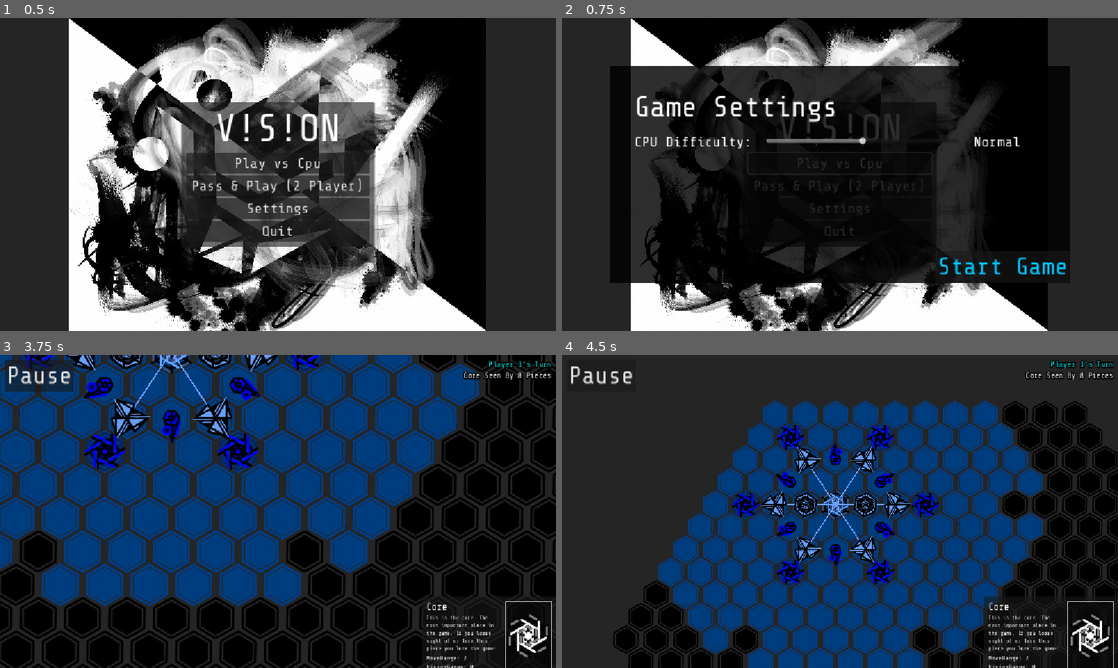
Above: before the commit, frames 1-4 (two rows, left to right).
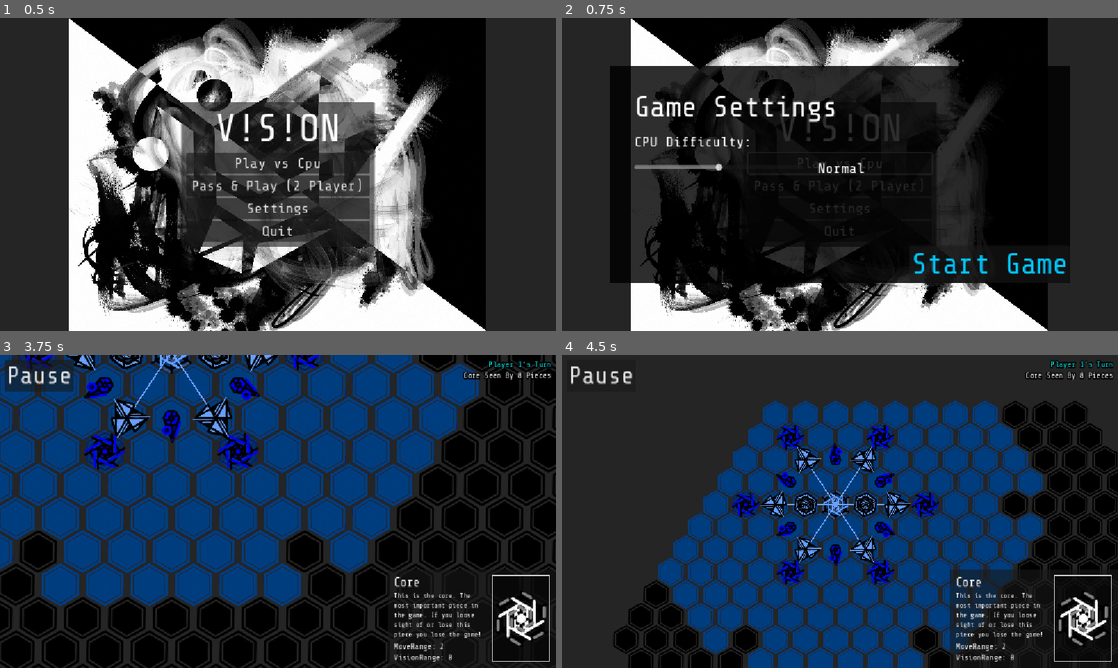
Above: after the commit, the same moments.

Repository: petesamerson/V-s-on
Game: Godot game, scene res://main_menu.tscn
The game is run twice, just before and just after one commit, with the same random seed, the same clock (stepped at 60 frames per second) and the same inputs.
Inputs (mouse positions are in pixels of both pictures, inside the frame that each line leads up to):
- Up to frame 1 (0.5 s): no input
- Up to frame 2 (0.75 s): click "Play vs Cpu" at 0.5 s
- Up to frame 3 (3.75 s): click "Play vs Cpu" at 1.25 s; click "Pass & Play (2 Player)" at 2 s; click "Pass & Play (2 Player)" at 2.75 s; click "Start Game" at 3.5 s
- Up to frame 4 (4.5 s): drag from (806, 464) to (862, 386) at 4.27 s

Frame 1 is identical in both runs. In frame 2, 1.6% of the frame differs, in the area x 13-91%, y 38-82%; in frame 3, 2.2%; in frame 4, 3.4%, in the area x 69-100%, y 68-100%.

Commit message:
update text size scaling

Diff:
--- a/board.gd
+++ b/board.gd
@@ -60,30 +60,58 @@
 		scale_text_tree(get_tree().current_scene, 2.0 if is_mobile_browser else 1.0)
 		selection_panel.pivot_offset = selection_panel.size
 	else:
-		selection_panel.scale = Vector2(0.8,0.8)
+		# scale_text_tree(get_tree().current_scene, 2.0 if true else 1.0)
+		# selection_panel.scale = Vector2(0.8,0.8)
 		selection_panel.pivot_offset = selection_panel.size
 		pass
 
 		# SelectionPanel.scale = Vector2(3.0,3.0)
 
 
+func resize_selection_image_to_text() -> void:
+	var margin := selection_panel.get_child(0) as MarginContainer
+	var root := margin.get_child(0) as VBoxContainer
+	var row := root.get_child(0) as HBoxContainer
+	var text_column := row.get_node("VBoxContainer") as VBoxContainer
+	var image_panel := row.get_node("PanelContainer") as PanelContainer
+
+	await get_tree().process_frame
+
+	var side := maxf(text_column.size.y, 120.0)
+	image_panel.custom_minimum_size = Vector2(side, side)
+
 func scale_text_tree(node: Node, factor: float) -> void:
-	if node is Control:
-		var control := node as Control
-		if control is Label or control is RichTextLabel or control is Button \
-		or control is LineEdit or control is TextEdit:
-			if not control.has_meta("base_font_size"):
-				control.set_meta("base_font_size", control.get_theme_font_size("font_size"))
-
-			var base_size: int = control.get_meta("base_font_size")
-			control.add_theme_font_size_override(
-				"font_size",
+	if node is RichTextLabel:
+		var label := node as RichTextLabel
+
+		for size_name in ["normal_font_size", "bold_font_size"]:
+			var meta_name = "base_" + size_name
+			if not label.has_meta(meta_name):
+				label.set_meta(meta_name, label.get_theme_font_size(size_name))
+
+			var base_size: int = label.get_meta(meta_name)
+			label.add_theme_font_size_override(
+				size_name,
 				roundi(base_size * factor)
 			)
+	elif node is Label or node is Button or node is LineEdit or node is TextEdit:
+		var control := node as Control
+		if not control.has_meta("base_font_size"):
+			control.set_meta(
+				"base_font_size",
+				control.get_theme_font_size("font_size")
+			)
+
+		var base_size: int = control.get_meta("base_font_size")
+		control.add_theme_font_size_override(
+			"font_size",
+			roundi(base_size * factor)
+		)
 
 	for child in node.get_children():
 		scale_text_tree(child, factor)
 
+	resize_selection_image_to_text()
 
 func intialize_drawn_sprite_nodes():
 	rotate_sprites = Node2D.new()
--- a/game_camera.gd
+++ b/game_camera.gd
@@ -29,7 +29,7 @@
 #Touch
 var touches: Dictionary = {}
 var previous_pinch_distance := 0.0
-const MIN_ZOOM := 0.7
+const MIN_ZOOM := 0.4
 const MAX_ZOOM := 3.0
 
 #--------TEST Values Touch Pinch
@@ -41,13 +41,13 @@
 
 func _unhandled_input(event):
 	if event is InputEventMagnifyGesture:
-		_zoom_to_point(event.factor/2, event.position)
+		_zoom_to_point(event.factor/4, event.position)
 	# Mouse Controls
 	elif event is InputEventMouseButton and is_mobile_browser == false:
 		if event.button_index == MOUSE_BUTTON_WHEEL_UP:
-			_zoom_to_mouse(1.1)
+			_zoom_to_mouse(1.05)
 		elif event.button_index == MOUSE_BUTTON_WHEEL_DOWN:
-			_zoom_to_mouse(0.9)
+			_zoom_to_mouse(0.95)
 		elif event.button_index == MOUSE_BUTTON_RIGHT:
 			#-----More Test Touch Pinch
 			if event.pressed:
@@ -107,7 +107,7 @@
 				previous_pinch_distance = positions[0].distance_to(positions[1])
 		else:
 			touches.erase(event.index)
-			if touches.size() < 2:
+			if touches.is_empty():
 				wasPinched = false
 				previous_pinch_distance = 0.0
 	# Touch Drag/Pinch
@@ -135,14 +135,16 @@
 
 			previous_pinch_distance = current_distance
 
-		# One finger = pan
-		elif touches.size() == 1:
-			if(wasPinched):
-				wasPinched = false
-			else:
-				var delta = event.relative
-				position -= delta / zoom.x
-
+		# # One finger = pan
+		# elif touches.size() == 1:
+		# 	if(wasPinched):
+		# 		wasPinched = false
+		# 	else:
+		# 		var delta = event.relative
+		# 		position -= delta / zoom.x
+		# One finger = pan, unless it is left over from a pinch
+		elif touches.size() == 1 and not wasPinched:
+			position -= event.relative / zoom.x
 # =====================================
 # Zoom around mouse
 # =====================================
--- a/main_menu.tscn
+++ b/main_menu.tscn
@@ -155,18 +155,18 @@
 theme_override_font_sizes/font_size = 60
 text = "Game Settings"
 
+[node name="CpuDifficulty" type="Label" parent="CpuSettingsScreen/MarginContainer/Panel/MarginContainer/VBoxContainer"]
+layout_mode = 2
+theme_override_fonts/font = ExtResource("3_jix8l")
+theme_override_font_sizes/font_size = 30
+text = "CPU Difficulty:"
+
 [node name="HBoxContainer" type="HBoxContainer" parent="CpuSettingsScreen/MarginContainer/Panel/MarginContainer/VBoxContainer"]
 layout_mode = 2
 theme_override_constants/separation = 30
 
-[node name="CpuDifficulty" type="Label" parent="CpuSettingsScreen/MarginContainer/Panel/MarginContainer/VBoxContainer/HBoxContainer"]
-layout_mode = 2
-theme_override_fonts/font = ExtResource("3_jix8l")
-theme_override_font_sizes/font_size = 30
-text = "CPU Difficulty:"
-
 [node name="Difficulty Slider" type="HSlider" parent="CpuSettingsScreen/MarginContainer/Panel/MarginContainer/VBoxContainer/HBoxContainer"]
-custom_minimum_size = Vector2(400, 30)
+custom_minimum_size = Vector2(350, 30)
 layout_mode = 2
 min_value = 1.0
 max_value = 5.0
@@ -192,7 +192,7 @@
 grow_vertical = 0
 theme_override_colors/font_color = Color(0, 0.78039217, 1, 1)
 theme_override_fonts/font = ExtResource("3_jix8l")
-theme_override_font_sizes/font_size = 50
+theme_override_font_sizes/font_size = 60
 action_mode = 0
 text = "Start Game"
 
Not shown, changed: export_presets.cfg
Not shown, changed: V!s!on.html
Not shown, changed: V!s!on.pck
